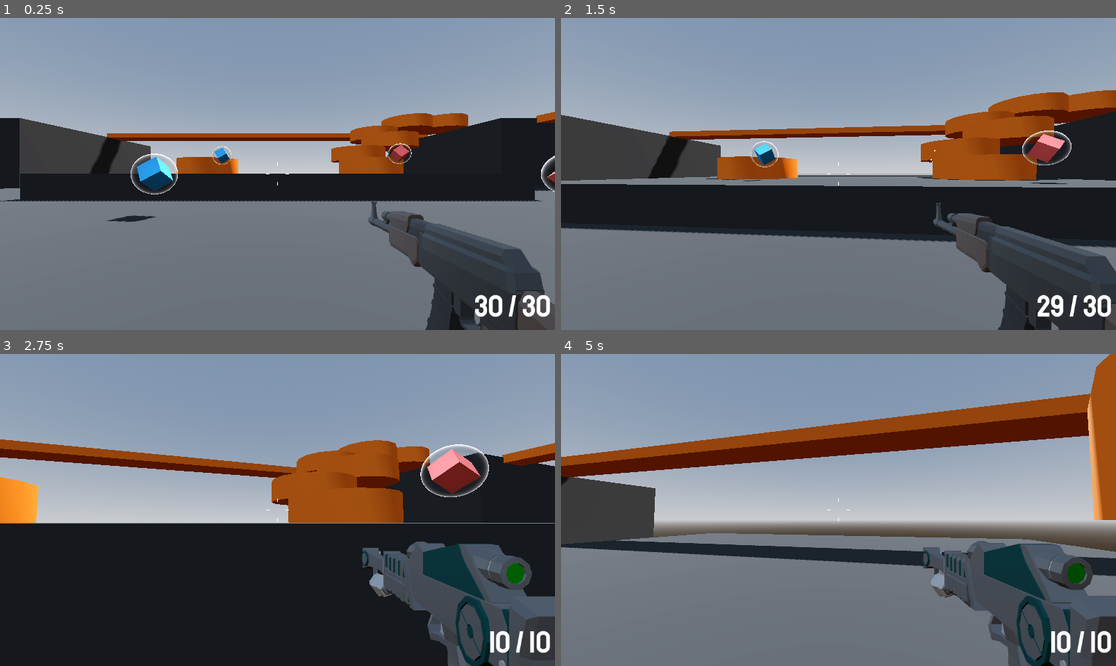
Above: before the commit, frames 1-4 (two rows, left to right).
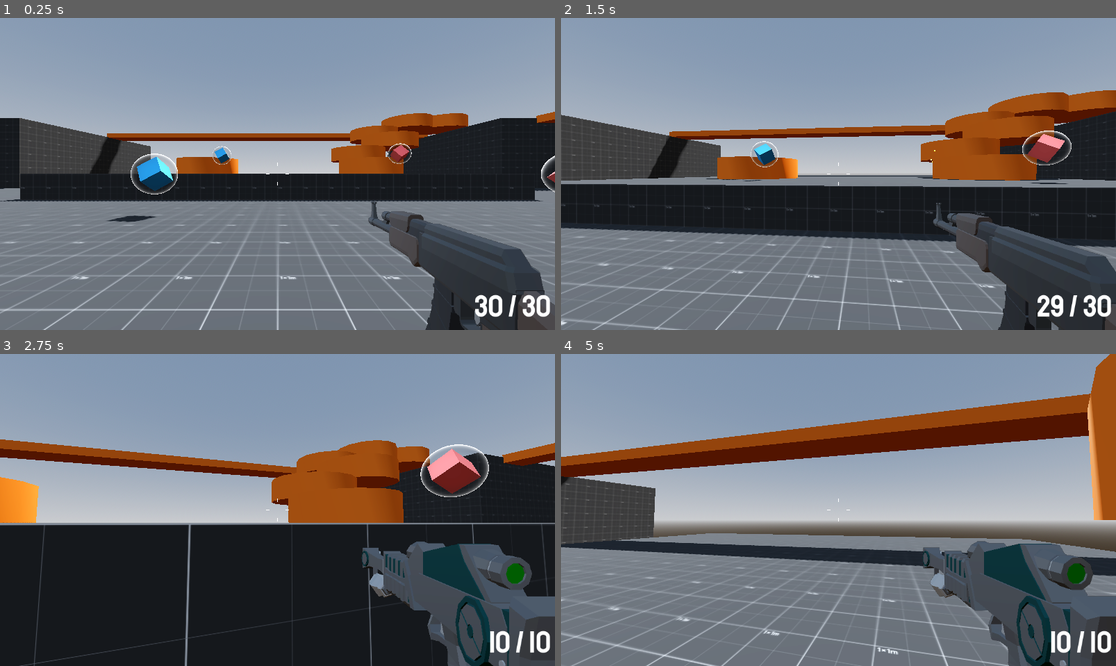
Above: after the commit, the same moments.

Repository: ivdobry/retro-fps
Game: Godot game, scene res://levels/sandbox.tscn
Same seed, same stepped clock (60 frames per second), same inputs: the game is played once before the commit and once after it.
Inputs (mouse positions are in pixels of both pictures, inside the frame that each line leads up to):
- Up to frame 1 (0.25 s): no input
- Up to frame 2 (1.5 s): move the mouse to (866, 174) at 0.52 s; hold Right mouse button (aim) 0.53-1.28 s; hold W (move_forward) from 0.53 s (still down); tap Space (jump) at 0.77 s; move the mouse to (810, 174) at 1.27 s; click (810, 174) at 1.35 s
- Up to frame 3 (2.75 s): keep holding W (move_forward); tap Space (jump) at 1.52 s; move the mouse to (288, 503) at 2.02 s; hold Mouse wheel down (last_weapon) from 2.03 s (still down)
- Up to frame 4 (5 s): keep holding W (move_forward); move the mouse to (832, 516) at 2.77 s; release Mouse wheel down (last_weapon) at 2.78 s; tap Mouse wheel up (next_weapon) at 2.85 s; tap Space (jump) at 3.02, 3.77, 4.52 s; move the mouse to (877, 513) at 3.52 s; hold 1 (weapon_1) 3.53-4.28 s; move the mouse to (794, 506) at 4.27 s; tap 2 (weapon_2) at 4.35 s

The runs differ from the first frame. In frame 1, 2.0% of the frame differs, in the area x 0-100%, y 34-100%; in frame 2, 1.9%; in frame 3, 1.0%; in frame 4, 1.8%.

Commit message:
Create main level.

Diff:
--- /dev/null
+++ b/levels/main_level.tscn
@@ -0,0 +1,62 @@
+[gd_scene load_steps=5 format=3 uid="uid://igqspxeurk7o"]
+
+[ext_resource type="Material" uid="uid://b6308liv581h3" path="res://levels/materials/gray_material.tres" id="1_ilwad"]
+
+[sub_resource type="ProceduralSkyMaterial" id="ProceduralSkyMaterial_0vhbo"]
+sky_horizon_color = Color(0.66224277, 0.6717428, 0.6867428, 1)
+ground_horizon_color = Color(0.66224277, 0.6717428, 0.6867428, 1)
+
+[sub_resource type="Sky" id="Sky_ldao0"]
+sky_material = SubResource("ProceduralSkyMaterial_0vhbo")
+
+[sub_resource type="Environment" id="Environment_55n5f"]
+background_mode = 2
+sky = SubResource("Sky_ldao0")
+tonemap_mode = 2
+glow_enabled = true
+
+[node name="MainLevel" type="Node3D"]
+
+[node name="WorldEnvironment" type="WorldEnvironment" parent="."]
+environment = SubResource("Environment_55n5f")
+
+[node name="DirectionalLight3D" type="DirectionalLight3D" parent="."]
+transform = Transform3D(-0.8660254, -0.43301278, 0.25, 0, 0.49999997, 0.86602545, -0.50000006, 0.75, -0.43301266, 0, 0, 0)
+
+[node name="Room" type="CSGBox3D" parent="."]
+transform = Transform3D(1, 0, 0, 0, 1, 0, 0, 0, 1, 0, 2, 0)
+material_override = ExtResource("1_ilwad")
+flip_faces = true
+size = Vector3(8, 4, 8)
+
+[node name="CSGCombiner3D" type="CSGCombiner3D" parent="Room"]
+
+[node name="Corridor" type="CSGBox3D" parent="Room/CSGCombiner3D"]
+transform = Transform3D(1, 0, 0, 0, 1, 0, 0, 0, 1, 0, -1, 6)
+flip_faces = true
+size = Vector3(2, 2, 4)
+
+[node name="Corridor3" type="CSGBox3D" parent="Room/CSGCombiner3D"]
+transform = Transform3D(-4.371139e-08, 0, -1, 0, 1, 0, 1, 0, -4.371139e-08, -6, -1, 12.1)
+flip_faces = true
+size = Vector3(2, 2, 4)
+
+[node name="Corridor4" type="CSGBox3D" parent="Room/CSGCombiner3D"]
+transform = Transform3D(-4.371139e-08, 0, -1, 0, 1, 0, 1, 0, -4.371139e-08, 6, -1, 12.1)
+flip_faces = true
+size = Vector3(2, 2, 4)
+
+[node name="Room2" type="CSGBox3D" parent="Room/CSGCombiner3D"]
+transform = Transform3D(1, 0, 0, 0, 1, 0, 0, 0, 1, 0, 0, 12)
+flip_faces = true
+size = Vector3(8, 4, 8)
+
+[node name="Room3" type="CSGBox3D" parent="Room/CSGCombiner3D"]
+transform = Transform3D(1, 0, 0, 0, 1, 0, 0, 0, 1, -12, 0, 12)
+flip_faces = true
+size = Vector3(8, 4, 8)
+
+[node name="Room4" type="CSGBox3D" parent="Room/CSGCombiner3D"]
+transform = Transform3D(1, 0, 0, 0, 1, 0, 0, 0, 1, 12, 0, 12)
+flip_faces = true
+size = Vector3(8, 4, 8)
--- a/levels/materials/gray_material.tres
+++ b/levels/materials/gray_material.tres
@@ -1,4 +1,7 @@
-[gd_resource type="StandardMaterial3D" format=3 uid="uid://b6308liv581h3"]
+[gd_resource type="StandardMaterial3D" load_steps=2 format=3 uid="uid://b6308liv581h3"]
+
+[ext_resource type="Texture2D" uid="uid://dkofymgynorct" path="res://levels/materials/prototype-texture-with-size.png" id="1_vkajw"]
 
 [resource]
-albedo_color = Color(0.19607843, 0.19607843, 0.19607843, 1)
+albedo_texture = ExtResource("1_vkajw")
+uv1_triplanar = true
Binary file added: levels/materials/prototype-texture-with-size.png
Not shown, added: levels/materials/prototype-texture-with-size.png.import
Binary file added: levels/materials/prototype-texture.png
Not shown, added: levels/materials/prototype-texture.png.import
